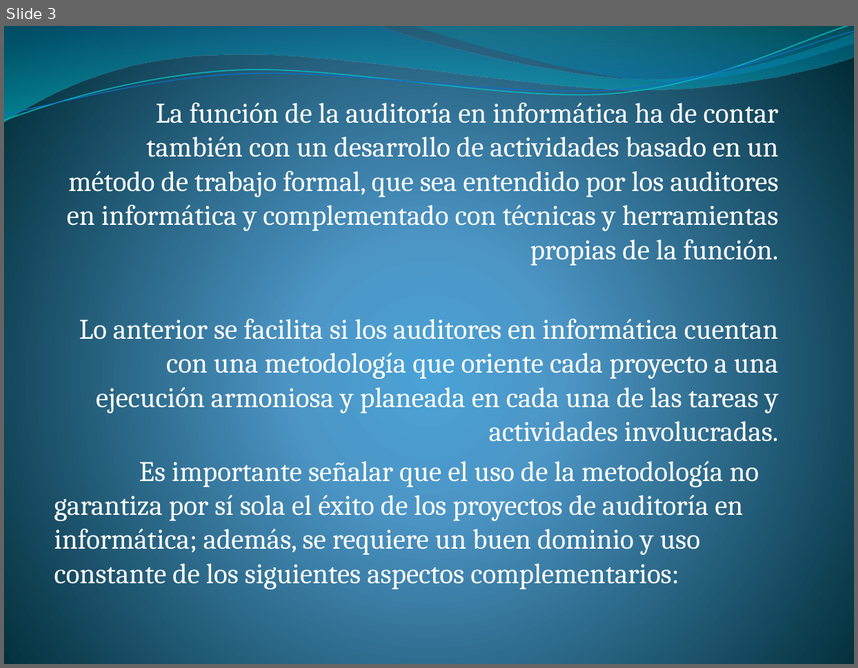
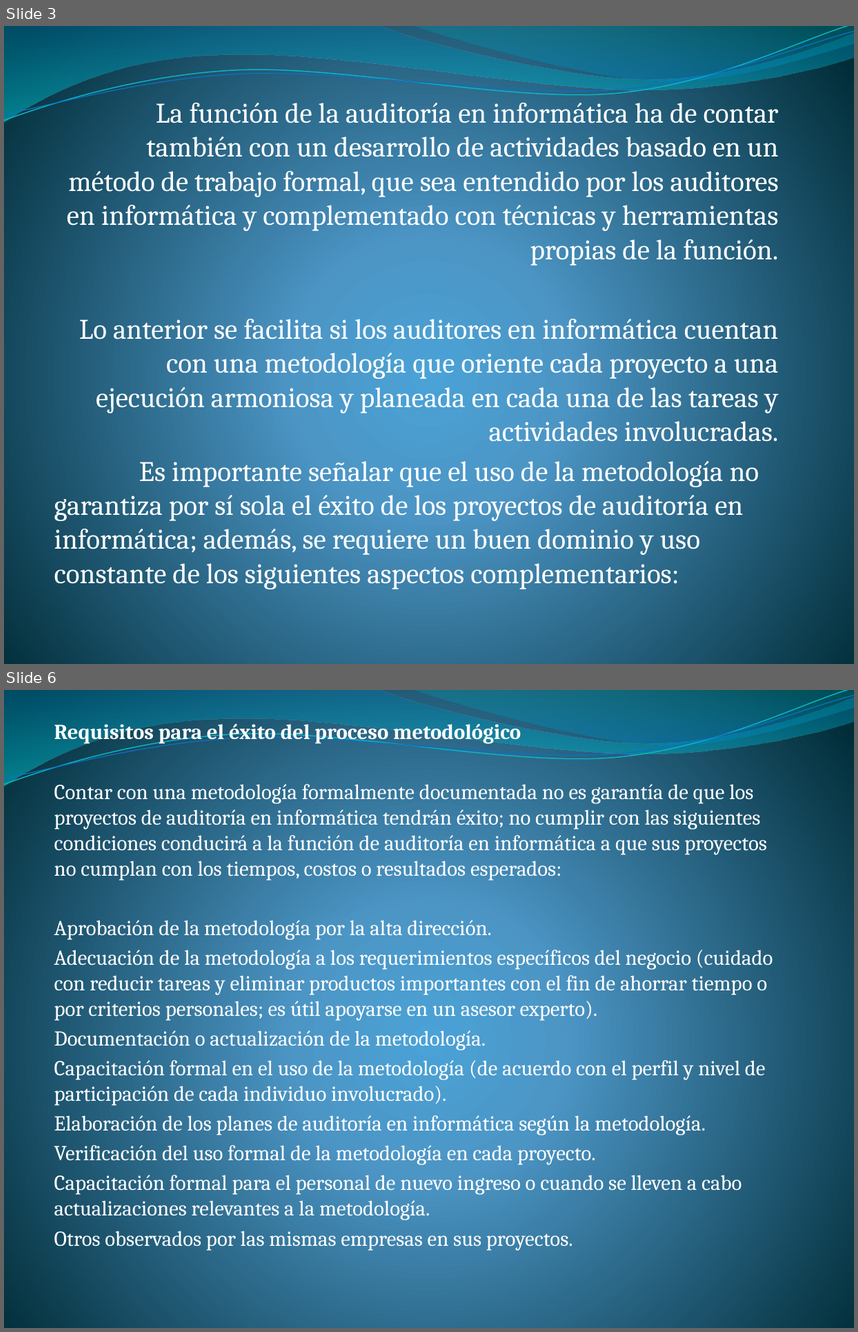
Before and after one commit to lc850/auditoria, a slide deck: Metodología para el desarrollo e implantación en la.pptx. Shown one above the other, each under a label of ours: slide 3 before the commit, slides 3 and 6 after it; the slides between them are not shown. The pictures are 858x668 and 858x1332 pixels, drawn with LibreOffice and Linux fonts; fonts in the diff are those of the drawing. Boxes give left, top, right and bottom in pixels: in the first picture for what was removed or moved away, otherwise in the second. Text is boxed around its words. In the diff, an @@ line names an element or a change of style, - is before the commit and + after.

```diff
--- a/Metodología para el desarrollo e implantación en la.pptx
+++ b/Metodología para el desarrollo e implantación en la.pptx
@@ slide 6 added at (4,690,854,1328), background gradient #4AA0D6 to #4C98C7 to #002C38; not listed: 4 template elements that a slide beside it also shows @@
@@ subtitle added at (54,724,773,1250), 18 pt, text #FFFFFF @@
+Requisitos para el éxito del proceso metodológico
+Contar con una metodología formalmente documentada no es garantía de que los proyectos de auditoría en informática tendrán éxito; no cumplir con las siguientes condiciones conducirá a la función de auditoría en informática a que sus proyectos no cumplan con los tiempos, costos o resultados esperados:
+Aprobación de la metodología por la alta dirección.
+Adecuación de la metodología a los requerimientos específicos del negocio (cuidado con reducir tareas y eliminar productos importantes con el fin de ahorrar tiempo o por criterios personales; es útil apoyarse en un asesor experto).
+Documentación o actualización de la metodología.
+Capacitación formal en el uso de la metodología (de acuerdo con el perfil y nivel de participación de cada individuo involucrado).
+Elaboración de los planes de auditoría en informática según la metodología.
+Verificación del uso formal de la metodología en cada proyecto.
+Capacitación formal para el personal de nuevo ingreso o cuando se lleven a cabo actualizaciones relevantes a la metodología.
+Otros observados por las mismas empresas en sus proyectos.
```
Also in this commit, not shown: 2 slides changed, 4 other slides added.
